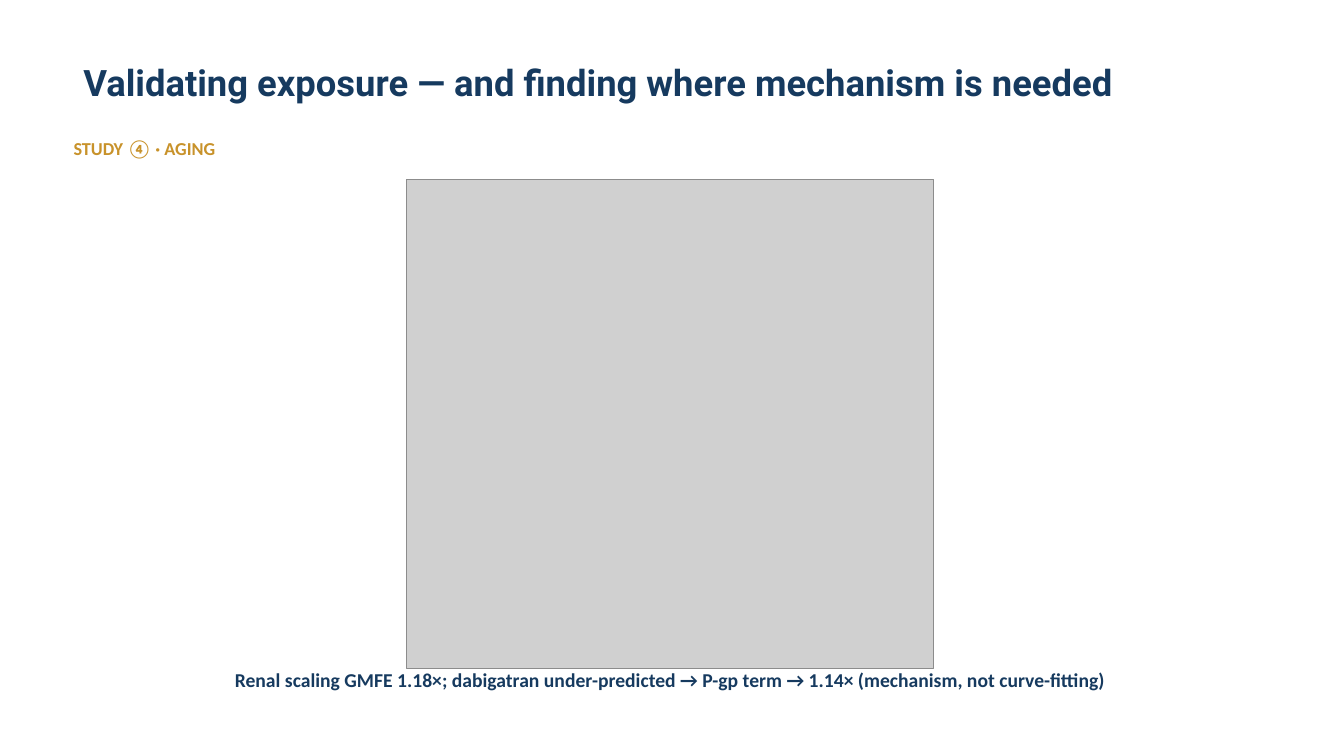
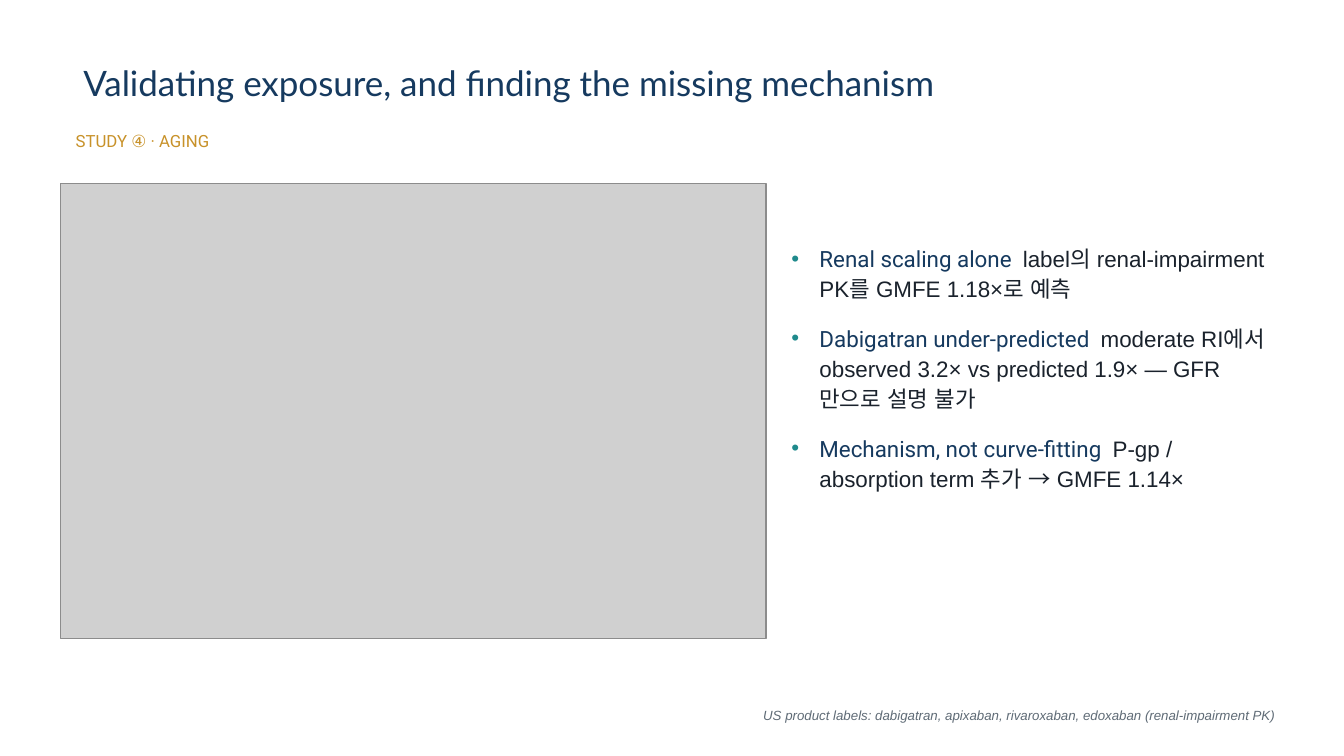
Before and after one commit to pipetcpt/qsp, a slide deck: slide 35 of presentation/2026-tox.pptx (slide 36 before the commit). Drawn at 1344x756 pixels with LibreOffice and Linux fonts; fonts in the diff are those of the drawing; grey boxes stand for pictures; background and template pictures are left out. Boxes give left, top, right and bottom in pixels: in the first picture for what was removed or moved away, otherwise in the second. Text is boxed around its words. In the diff, an @@ line names an element or a change of style, - is before the commit and + after.

```diff
--- a/presentation/2026-tox.pptx
+++ b/presentation/2026-tox.pptx
@@ title at [83, 70, 934, 103]: text changed; size 26 to 25 pt; font Roboto to Lato; bold off @@
-Validating exposure — and finding where mechanism is needed
+Validating exposure, and finding the missing mechanism
@@ text "STUDY ④ · AGING" at [76, 134, 209, 147]: size 13 to 12 pt, font Calibri to Roboto, bold off; line spacing 1.04 to 1 @@
@@ picture removed at [406, 179, 934, 668] @@
@@ picture added at [60, 184, 766, 638] @@
@@ text added at [819, 249, 1265, 492], 16 pt, text #1A222C @@
+• Renal scaling alone label의 renal-impairment PK를 GMFE 1.18×로 예측
+• Dabigatran under-predicted moderate RI에서 observed 3.2× vs predicted 1.9× — GFR만으로 설명 불가
+• Mechanism, not curve-fitting P-gp / absorption term 추가 → GMFE 1.14×
@@ text removed at [235, 672, 1104, 691] @@
-Renal scaling GMFE 1.18×; dabigatran under-predicted → P-gp term → 1.14× (mechanism, not curve-fitting)
@@ text added at [763, 710, 1275, 723], 9.5 pt, text #5F6B76, italic @@
+US product labels: dabigatran, apixaban, rivaroxaban, edoxaban (renal-impairment PK)
```
Also in this commit, not shown: 24 other slides changed, 22 slides added, 23 slides removed, 52 other files.
